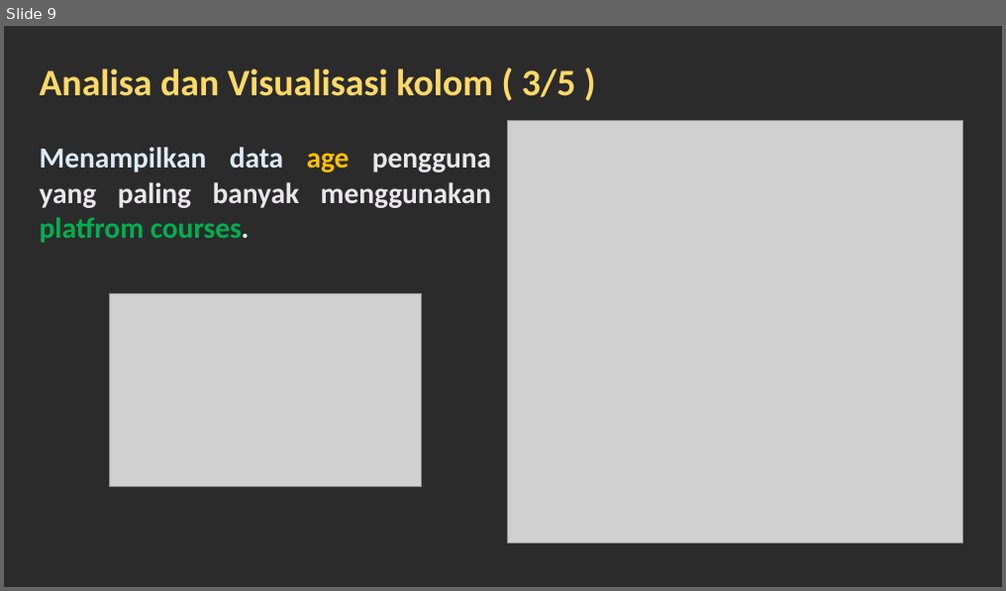
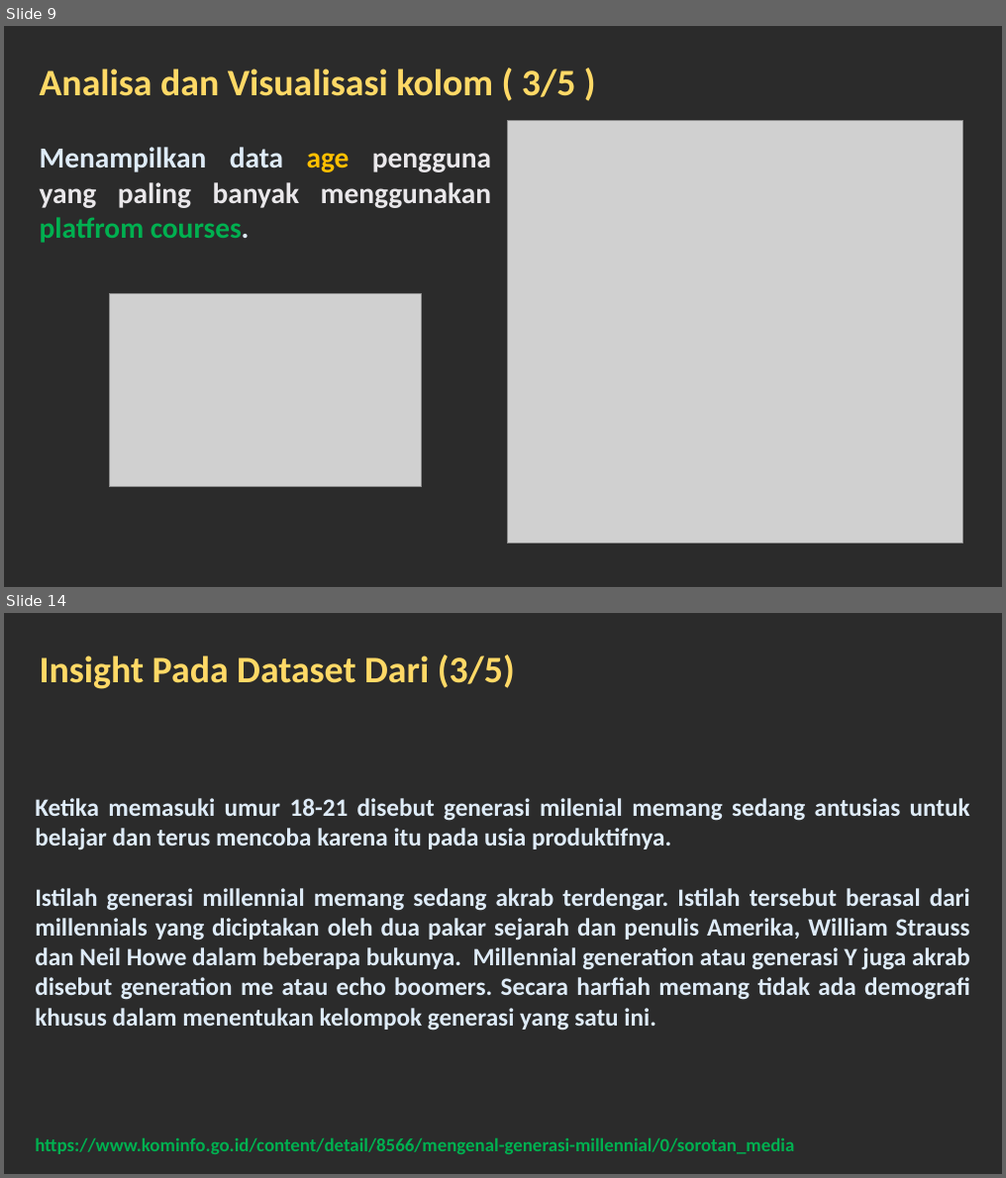
Before and after one commit to fsdio/my-kuliah, a slide deck: SEMESTER 5/[KAMIS] Pembelajaran Mesin/PERTAMA/UTS/docs/stack-overflow (end).pptx. Shown one above the other, each under a label of ours: slide 9 before the commit, slides 9 and 14 after it; the slides between them are not shown. The pictures are 1006x591 and 1006x1178 pixels, drawn with LibreOffice and Linux fonts; fonts in the diff are those of the drawing; grey boxes stand for pictures; background and template pictures are left out; a plain dark background stands for a picture behind light text. Boxes give left, top, right and bottom in pixels: in the first picture for what was removed or moved away, otherwise in the second. Text is boxed around its words. In the diff, an @@ line names an element or a change of style, - is before the commit and + after.

```diff
--- a/SEMESTER 5/[KAMIS] Pembelajaran Mesin/PERTAMA/UTS/docs/stack-overflow (end).pptx
+++ b/SEMESTER 5/[KAMIS] Pembelajaran Mesin/PERTAMA/UTS/docs/stack-overflow (end).pptx
@@ slide 14 added at (4, 613, 1002, 1174), background picture (left out) @@
@@ text added at (40, 655, 515, 689), 36 pt, text #FFD966, bold @@
+Insight Pada Dataset Dari (3/5)
@@ text added at (35, 798, 970, 1031), 24 pt, text #DEEBF7, bold @@
+Ketika memasuki umur 18-21 disebut generasi milenial memang sedang antusias untuk belajar dan terus mencoba karena itu pada usia produktifnya.
+Istilah generasi millennial memang sedang akrab terdengar. Istilah tersebut berasal dari millennials yang diciptakan oleh dua pakar sejarah dan penulis Amerika, William Strauss dan Neil Howe dalam beberapa bukunya. Millennial generation atau generasi Y juga akrab disebut generation me atau echo boomers. Secara harfiah memang tidak ada demografi khusus dalam menentukan kelompok generasi yang satu ini.
@@ text added at (35, 1139, 794, 1155), 18 pt, text #00B050, bold @@
+https://www.kominfo.go.id/content/detail/8566/mengenal-generasi-millennial/0/sorotan_media
```
Also in this commit, not shown: 2 slides changed, 4 other slides added, 1 slide removed, 9 other files.
